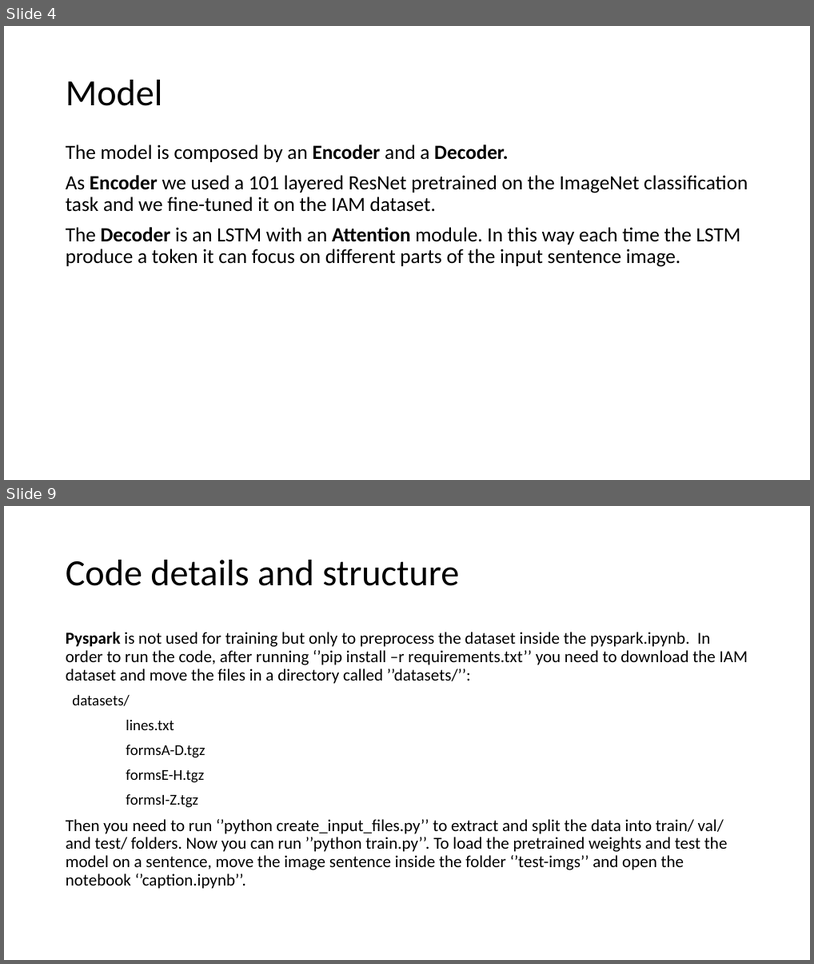
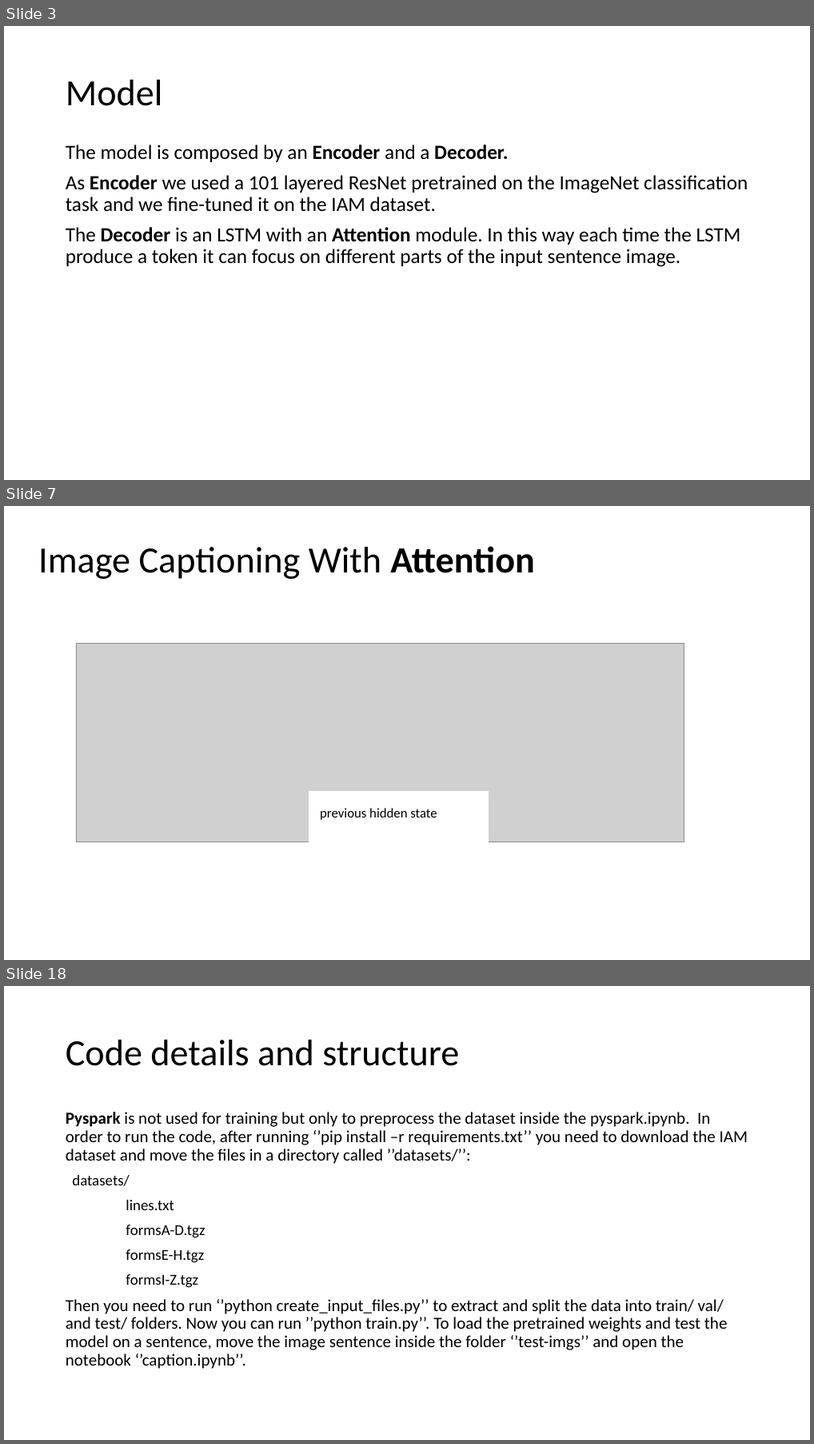
Before and after one commit to crokodilo/Handwritten-Text-Recognition, a slide deck: presentazione.pptx. Shown one above the other, each under a label of ours: slides 4 and 9 before the commit, slides 3, 7 and 18 after it; the slides between them are not shown. The pictures are 814x964 and 814x1444 pixels, drawn with LibreOffice and Linux fonts; fonts in the diff are those of the drawing; grey boxes stand for pictures. Boxes give left, top, right and bottom in pixels: in the first picture for what was removed or moved away, otherwise in the second. Text is boxed around its words. In the diff, an @@ line names an element or a change of style, - is before the commit and + after.

```diff
--- a/presentazione.pptx
+++ b/presentazione.pptx
@@ slide 7 added at [4,506,810,960], background #FFFFFF @@
@@ title added at [38,546,535,579], 44 pt, text #000000 @@
+Image Captioning With Attention
@@ picture added at [76,643,685,842] @@
@@ rectangle added at [309,792,489,853], fill #FFFFFF, outline #FFFFFF 1 pt @@
@@ text added at [320,808,437,820], 16 pt, text #000000 @@
+previous hidden state
@@ what was slide 4 is now slide 3 @@
@@ what was slide 9 is now slide 18 @@
```
Also in this commit, not shown: 5 slides changed, 10 other slides added, 2 slides removed, 1 other file.
